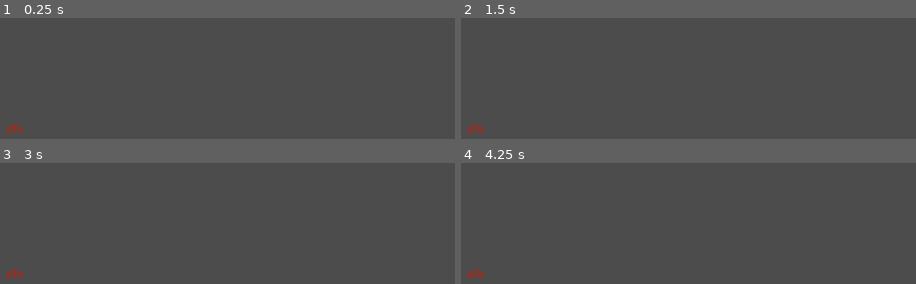
Above: before the commit, frames 1-4 (two rows, left to right).
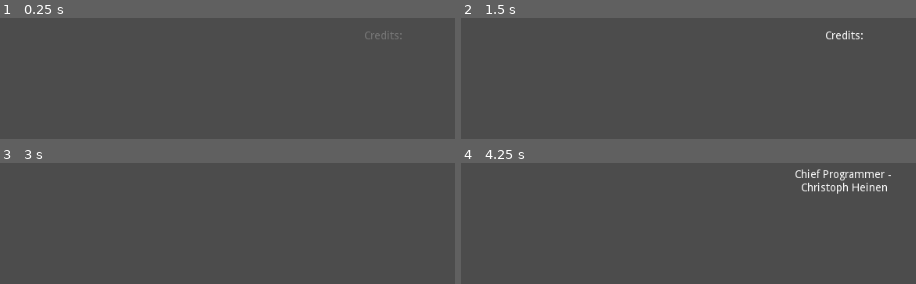
Above: after the commit, the same moments.

Repository: winnerbyhabit/bifigamejam18
Game: Godot game, scene res://Credits.tscn
Two runs of this game, one before a commit and one after it. Both use one fixed random seed, a clock stepped at 60 frames per second and the inputs below. This scene is started directly instead of the project's main scene.
Inputs:
- Up to frame 1 (0.25 s): no input
- Up to frame 2 (1.5 s): tap Enter at 0.5 s; hold Right (player_right) 0.53-1.28 s; hold Space (player_hit) 0.53-1.28 s; hold Left (player_left) from 1.28 s (still down); tap Space (player_hit) at 1.35 s
- Up to frame 3 (3 s): tap Enter at 2 s; release Left (player_left) at 2.03 s; hold Space (player_hit) 2.03-2.78 s; hold Right (player_right) from 2.03 s (still down); tap Space (player_hit) at 2.85 s
- Up to frame 4 (4.25 s): release Right (player_right) at 3.53 s; hold Left (player_left) from 3.53 s (still down); hold Space (player_hit) from 3.53 s (still down)

The runs differ from the first frame. In frame 1, 0.2% of the frame differs, in the area x 1-89%, y 10-96%; in frame 2, 0.4%; in frame 3, 0.1%; in frame 4, 1.5%, in the area x 1-95%, y 4-96%.

Commit message:
credits scene added + porzellan_sound added

Diff:
--- a/Credits.tscn
+++ b/Credits.tscn
@@ -1,34 +1,93 @@
-[gd_scene format=2]
+[gd_scene load_steps=3 format=2]
 
-[node name="Node" type="Node" index="0"]
+[ext_resource path="res://credits_script.gd" type="Script" id=1]
 
-[node name="RichTextLabel" type="RichTextLabel" parent="." index="0"]
+[sub_resource type="Animation" id=1]
 
+resource_name = "fade"
+length = 3.0
+loop = true
+step = 0.1
+tracks/0/type = "value"
+tracks/0/path = NodePath("Control/1:modulate")
+tracks/0/interp = 1
+tracks/0/loop_wrap = true
+tracks/0/imported = false
+tracks/0/enabled = true
+tracks/0/keys = {
+"times": PoolRealArray( 0, 1, 2, 3 ),
+"transitions": PoolRealArray( 1, 1, 1, 1 ),
+"update": 0,
+"values": [ Color( 1, 1, 1, 0 ), Color( 1, 1, 1, 1 ), Color( 1, 1, 1, 1 ), Color( 1, 1, 1, 0 ) ]
+}
+tracks/1/type = "method"
+tracks/1/path = NodePath("Control/1")
+tracks/1/interp = 1
+tracks/1/loop_wrap = true
+tracks/1/imported = false
+tracks/1/enabled = true
+tracks/1/keys = {
+"times": PoolRealArray( 2.9 ),
+"transitions": PoolRealArray( 1 ),
+"values": [ {
+"args": [  ],
+"method": "next_credit"
+} ]
+}
+
+[node name="Credits" type="Node" index="0"]
+
+[node name="anim" type="AnimationPlayer" parent="." index="0"]
+
+root_node = NodePath("..")
+autoplay = "fade"
+playback_process_mode = 1
+playback_default_blend_time = 0.0
+playback_speed = 1.0
+anims/fade = SubResource( 1 )
+blend_times = [  ]
+_sections_unfolded = [ "Playback Options" ]
+
+[node name="Control" type="Control" parent="." index="1"]
+
+anchor_left = 0.0
+anchor_top = 0.0
+anchor_right = 0.01
+anchor_bottom = 0.0
+margin_left = -13.0
+margin_top = 165.0
+margin_right = 998.76
+margin_bottom = 765.0
+rect_pivot_offset = Vector2( 0, 0 )
+rect_clip_content = false
+mouse_filter = 0
+mouse_default_cursor_shape = 0
+size_flags_horizontal = 1
+size_flags_vertical = 1
+_sections_unfolded = [ "Anchor", "Margin" ]
+
+[node name="1" type="Label" parent="Control" index="0"]
+
+show_behind_parent = true
 anchor_left = 0.0
 anchor_top = 0.0
 anchor_right = 0.0
 anchor_bottom = 0.0
-margin_left = 75.0
-margin_top = 403.0
-margin_right = 955.0
-margin_bottom = 975.0
+margin_left = 500.0
+margin_top = 3.0
+margin_right = 644.0
+margin_bottom = 248.0
 rect_pivot_offset = Vector2( 0, 0 )
-rect_clip_content = true
-mouse_filter = 0
+rect_clip_content = false
+mouse_filter = 2
 mouse_default_cursor_shape = 0
 size_flags_horizontal = 1
-size_flags_vertical = 0
-size_flags_stretch_ratio = 1.1
-custom_colors/default_color = Color( 0.738281, 0.13489, 0.0547943, 1 )
-bbcode_enabled = false
-bbcode_text = ""
-visible_characters = -1
+size_flags_vertical = 4
+text = "Credits:"
+align = 1
+valign = 1
 percent_visible = 1.0
-meta_underlined = true
-tab_size = 7
-text = "affe"
-scroll_active = true
-scroll_following = false
-selection_enabled = false
-override_selected_font_color = false
-_sections_unfolded = [ "Size Flags", "custom_colors" ]
+lines_skipped = 0
+max_lines_visible = -1
+script = ExtResource( 1 )
+_sections_unfolded = [ "Anchor", "Focus", "Grow Direction", "Hint", "Margin", "Mouse", "Rect", "Size Flags", "Theme", "Visibility", "custom_colors", "custom_fonts", "custom_styles" ]
--- /dev/null
+++ b/credits_script.gd
@@ -0,0 +1,31 @@
+extends Label
+
+# class member variables go here, for example:
+# var a = 2
+# var b = "textvar"
+var credits= [
+"Chief Programmer - \nChristoph Heinen",
+"Creative Director - \nZbigniew Wojciechowski",
+"Physics & Effects - \nNicolas Schmitt",
+"Sound Designer - \nChristoph Heinen",
+"Art Designer - \nZbigniew Wojciechowski",
+"With special thanks to: \nOpenGameArt"
+]
+var counter=0
+
+func _ready():
+	# Called when the node is added to the scene for the first time.
+	# Initialization here
+	pass
+
+#func _process(delta):
+#	# Called every frame. Delta is time since last frame.
+#	# Update game logic here.
+#	pass
+func next_credit():
+	print("counter")
+	if(counter<credits.size()):
+		text = credits[counter]
+		counter+=1
+	else:
+		get_tree().quit()
--- /dev/null
+++ b/fade.tres
@@ -0,0 +1,20 @@
+[gd_resource type="Animation" format=2]
+
+[resource]
+
+resource_name = "fade"
+length = 3.0
+loop = false
+step = 0.1
+tracks/0/type = "value"
+tracks/0/path = NodePath("Control/1:visible")
+tracks/0/interp = 1
+tracks/0/loop_wrap = true
+tracks/0/imported = false
+tracks/0/enabled = false
+tracks/0/keys = {
+"times": PoolRealArray( 0, 1, 2 ),
+"transitions": PoolRealArray( 1, 1, 1 ),
+"update": 1,
+"values": [ false, true, true ]
+}
Not shown, added: sounds/smash_porzellan_sound.wav
